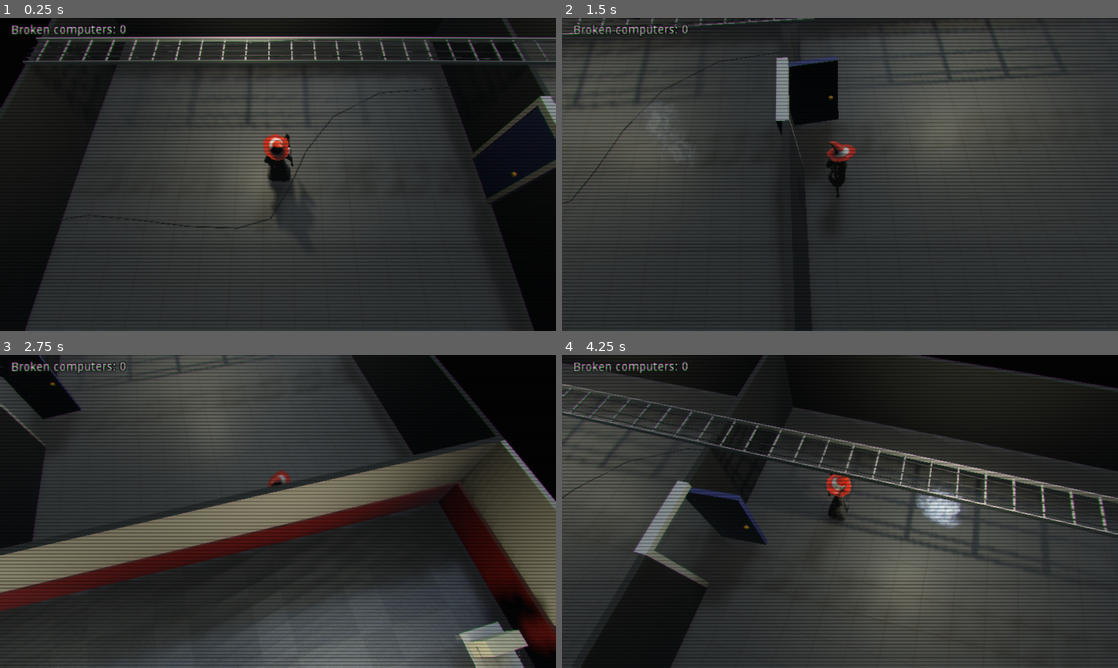
Above: before the commit, frames 1-4 (two rows, left to right).
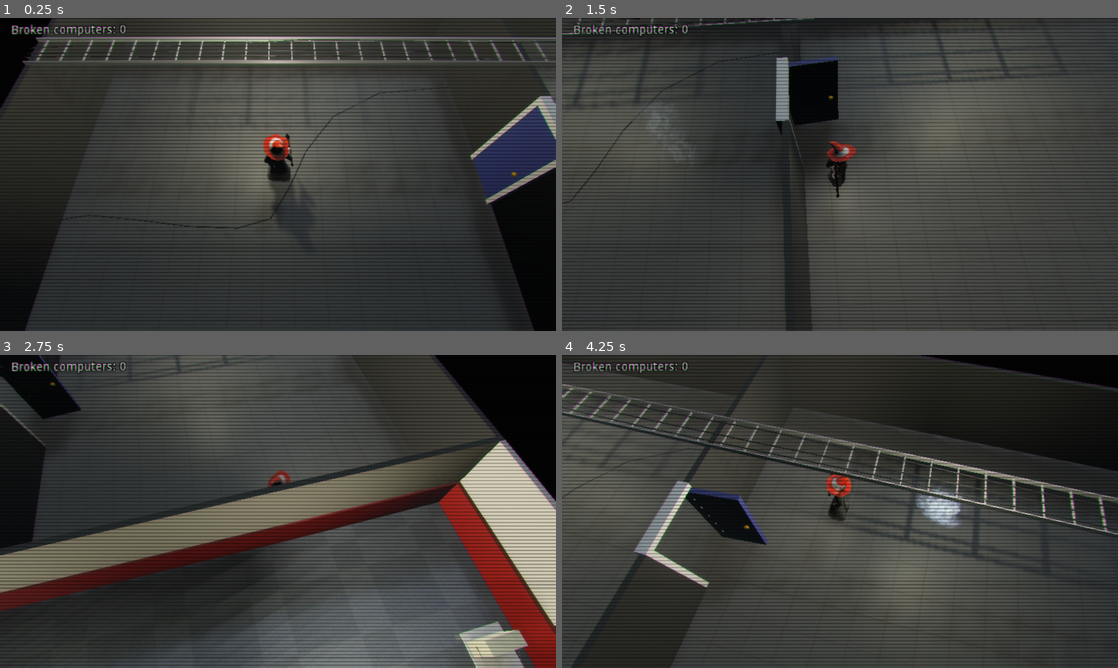
Above: after the commit, the same moments.

Repository: thinwire/Helldesk
Game: Godot game, scene res://nodes/gameworld.tscn
Two runs of this game, one before a commit and one after it. Both use one fixed random seed, a clock stepped at 60 frames per second and the inputs below.
Inputs:
- Up to frame 1 (0.25 s): no input
- Up to frame 2 (1.5 s): tap Enter (ui_accept) at 0.5, 0.77 s; hold Right (ui_right) 0.53-1.28 s; hold Down (ui_down) from 1.28 s (still down)
- Up to frame 3 (2.75 s): tap Enter (ui_accept) at 1.52 s; release Down (ui_down) at 2.03 s; hold Right (ui_right) from 2.03 s (still down)
- Up to frame 4 (4.25 s): release Right (ui_right) at 2.78 s; hold Up (ui_up) 2.78-3.53 s; tap Enter (ui_accept) at 3.02, 3.77 s; hold Left (ui_left) from 3.53 s (still down)

The runs differ from the first frame. In frame 1, 17% of the frame differs, in the area x 3-100%, y 0-60%; in frame 2, 9.4%; in frame 3, 22%, in the area x 49-100%, y 0-100%; in frame 4, 16%.

Commit message:
Improve player character rig

Diff:
--- a/nodes/player/player.tscn
+++ b/nodes/player/player.tscn
@@ -5,7 +5,8 @@
 
 [sub_resource type="CapsuleShape" id=1]
 
-[sub_resource type="CylinderShape" id=2]
+[sub_resource type="BoxShape" id=2]
+extents = Vector3( 0.175356, 1, 0.376854 )
 
 [node name="player" type="KinematicBody"]
 script = ExtResource( 1 )
@@ -14,12 +15,21 @@
 transform = Transform( 0.5, 0, 0, 0, -2.18557e-08, -0.5, 0, 0.5, -2.18557e-08, 0, 0.5, 0 )
 shape = SubResource( 1 )
 
-[node name="trigger" type="Area" parent="."]
-transform = Transform( 1, 0, 0, 0, 0.5, 0, 0, 0, 1, 0, 0.5, 0 )
+[node name="wizard" parent="." instance=ExtResource( 2 )]
+transform = Transform( -0.75, 6.55671e-08, -2.86603e-15, 6.55671e-08, 0.75, 7.10543e-15, 2.86603e-15, 7.10543e-15, -0.75, 0, 0, 1.77636e-15 )
+
+[node name="trigger" type="Area" parent="wizard"]
+transform = Transform( -1.33333, 5.82819e-08, 5.09517e-15, 1.16564e-07, 0.666667, 1.26319e-14, -5.09516e-15, 6.31594e-15, -1.33333, 5.82819e-08, 0.666667, 8.68442e-15 )
 input_ray_pickable = false
 
-[node name="shape" type="CollisionShape" parent="trigger"]
+[node name="shape" type="CollisionShape" parent="wizard/trigger"]
+transform = Transform( 1, 0, 0, 0, 1, 0, 0, 0, 1, 0, 0, -0.5 )
 shape = SubResource( 2 )
 
-[node name="wizard" parent="." instance=ExtResource( 2 )]
-transform = Transform( -0.75, 6.55671e-08, -2.86603e-15, 6.55671e-08, 0.75, 7.10543e-15, 2.86603e-15, 7.10543e-15, -0.75, 0, 0, 1.77636e-15 )
+[node name="SpotLight" type="SpotLight" parent="wizard"]
+transform = Transform( -1.33333, 4.82712e-29, -4.34455e-07, -4.11599e-21, 1.33333, -1.52466e-20, 4.34455e-07, -1.77877e-20, -1.33333, 1.34864e-07, 1.54266, 0.0242653 )
+light_color = Color( 0.984314, 0.964706, 0.866667, 1 )
+light_energy = 0.6
+spot_range = 264.4
+spot_angle = 118.3
+spot_angle_attenuation = 1.1487
